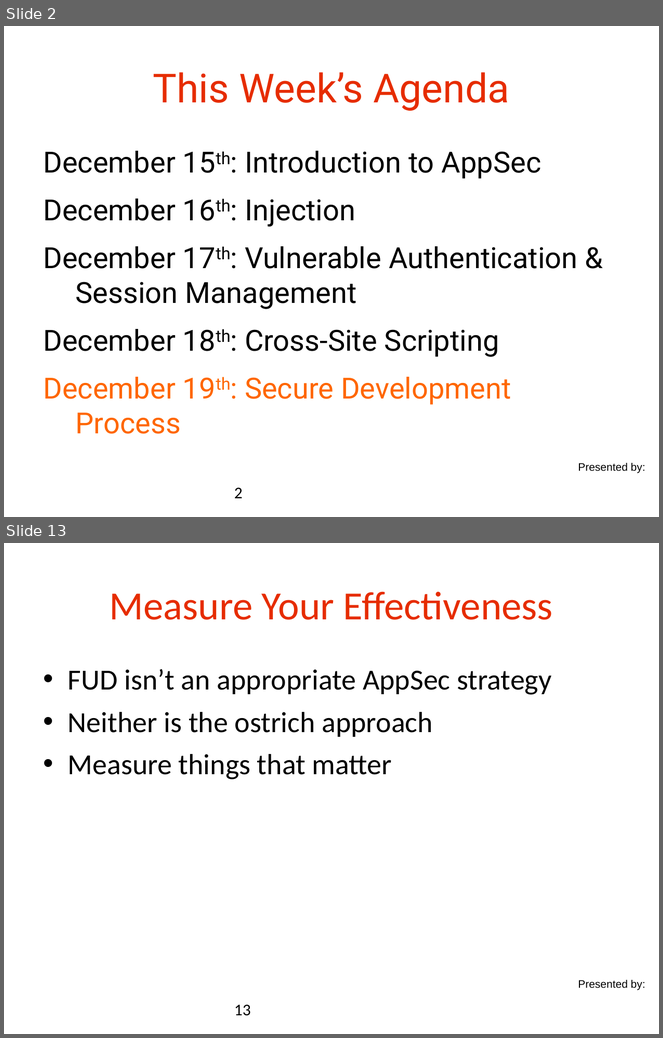
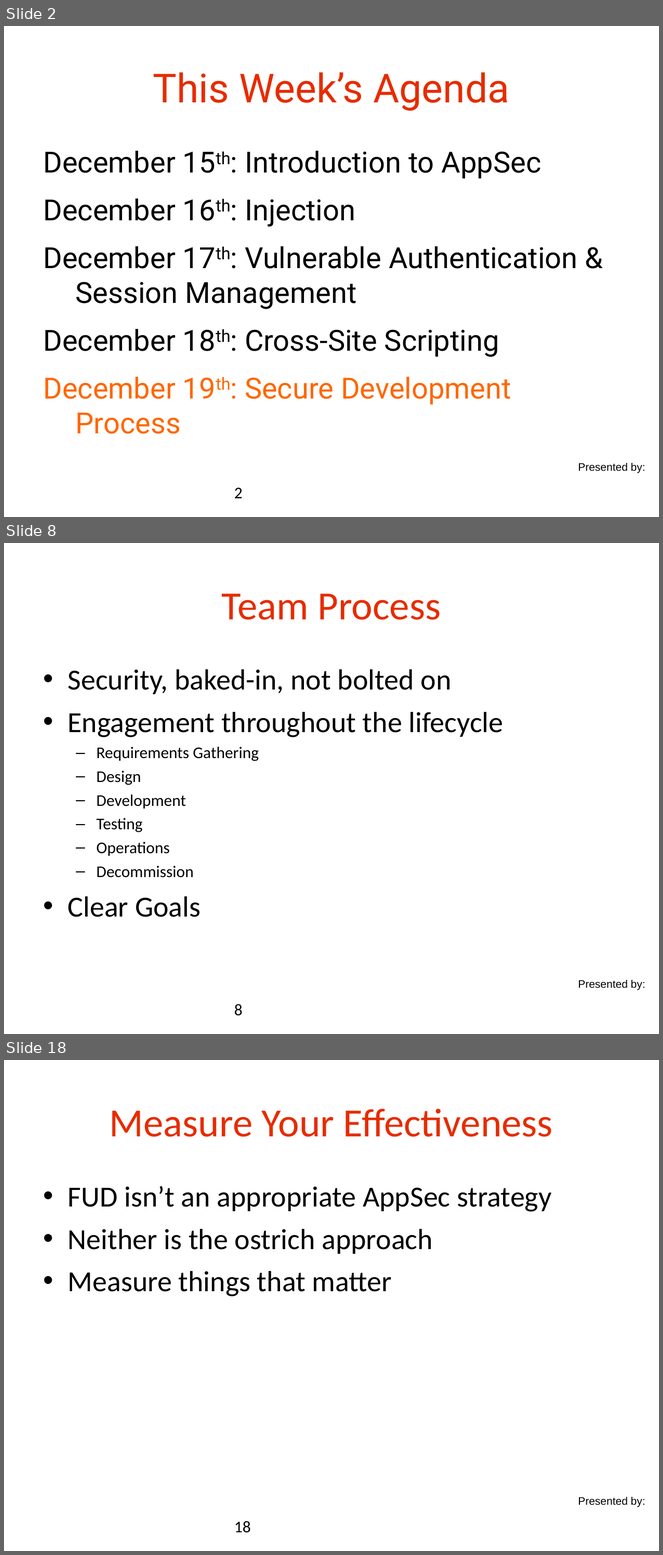
Before and after one commit to danielsomerfield/app-sec-presentation, a slide deck: AppSec Presentation Deck Day 5.ppt. Shown one above the other, each under a label of ours: slides 2 and 13 before the commit, slides 2, 8 and 18 after it; the slides between them are not shown. The pictures are 663x1038 and 663x1555 pixels, drawn with LibreOffice and Linux fonts; fonts in the diff are those of the drawing; background and template pictures are left out. Boxes give left, top, right and bottom in pixels: in the first picture for what was removed or moved away, otherwise in the second. Text is boxed around its words. In the diff, an @@ line names an element or a change of style, - is before the commit and + after.

```diff
--- a/AppSec Presentation Deck Day 5.ppt
+++ b/AppSec Presentation Deck Day 5.ppt
@@ slide 8 added at (x1=4, y1=543, x2=659, y2=1034), background #FFFFFF; not listed: 1 template element that a slide beside it also shows @@
@@ title added at (x1=222, y1=593, x2=441, y2=620), 44 pt, text #E62C00 @@
+Team Process
@@ text added at (x1=68, y1=669, x2=504, y2=917), 32 pt, text #000000 @@
+• Security, baked-in, not bolted on
+• Engagement throughout the lifecycle
+  – Requirements Gathering
+  – Design
+  – Development
+  – Testing
+  – Operations
+  – Decommission
+• Clear Goals
@@ page number added at (x1=234, y1=1004, x2=243, y2=1016), 18 pt, text #000000 @@
+8
@@ what was slide 13 is now slide 18 @@
@@ page number at (x1=234, y1=1521, x2=251, y2=1533): text changed @@
-13
+18
```
Also in this commit, not shown: 5 slides changed, 12 other slides added, 8 slides removed, 4 other files.
